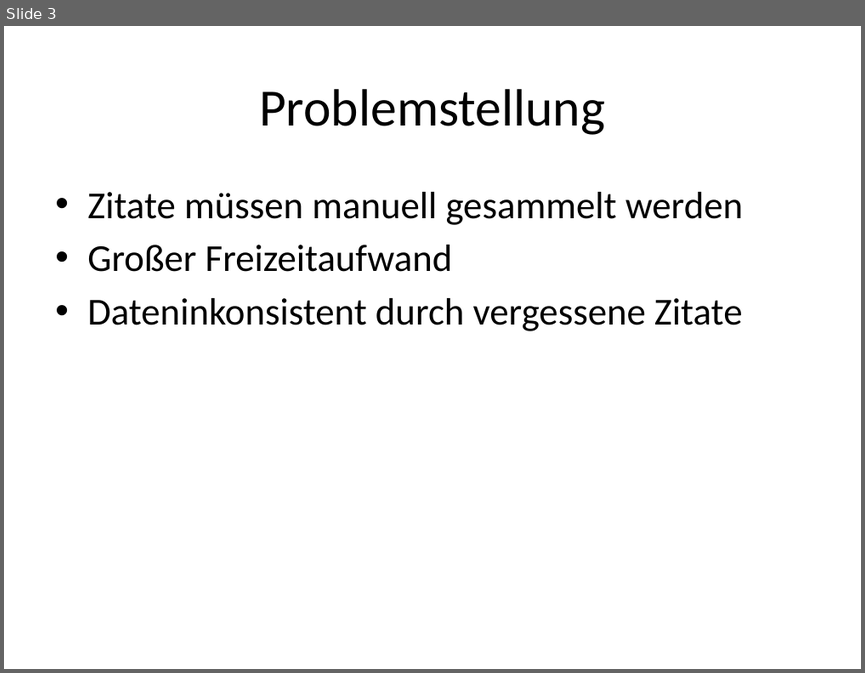
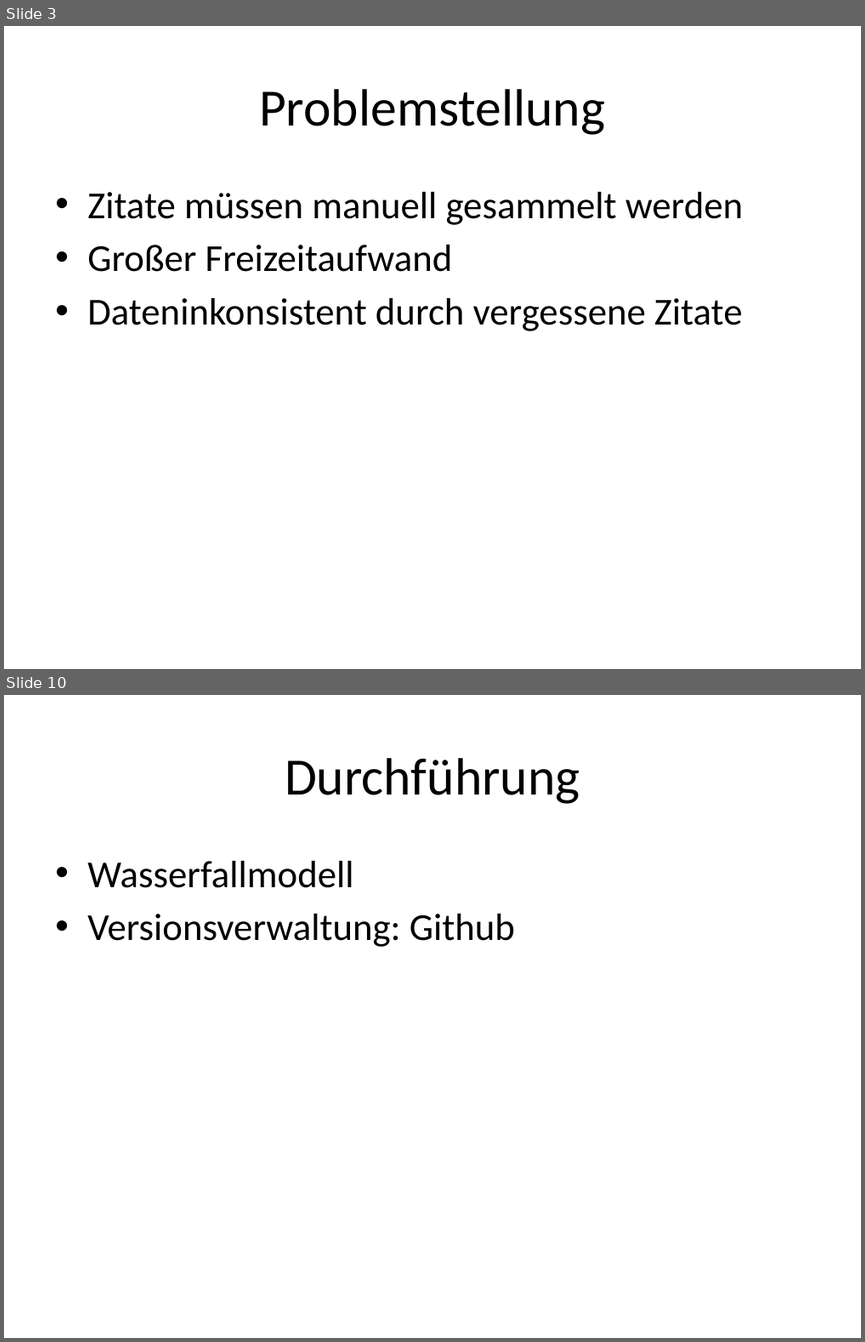
Before and after one commit to SanctumDesert/ZitateSammler, a slide deck: Zitatesammlung.pptx. Shown one above the other, each under a label of ours: slide 3 before the commit, slides 3 and 10 after it; the slides between them are not shown. The pictures are 865x673 and 865x1342 pixels, drawn with LibreOffice and Linux fonts; fonts in the diff are those of the drawing. Boxes give left, top, right and bottom in pixels: in the first picture for what was removed or moved away, otherwise in the second. Text is boxed around its words. In the diff, an @@ line names an element or a change of style, - is before the commit and + after.

```diff
--- a/Zitatesammlung.pptx
+++ b/Zitatesammlung.pptx
@@ slide 10 added at (4, 695, 861, 1338), background #FFFFFF @@
@@ title added at (284, 758, 579, 804), 44 pt, text #000000 @@
+Durchführung
@@ text added at (87, 861, 515, 947), 32 pt, text #000000 @@
+• Wasserfallmodell
+• Versionsverwaltung: Github
```
Also in this commit, not shown: 1 slide changed, 12 other slides added.
